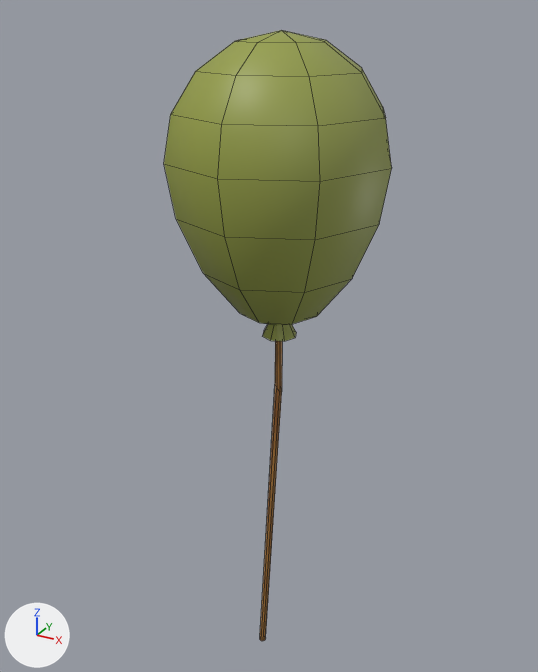
Two versions of the FBX model Assets/Art/Environment Assets/Geometry/OLDGEO/Balloon1.fbx, one commit apart.
Camera for both pictures: a 50 mm lens placed at (0.00667, -0.01196, 0.01401), pointed at (-0.00011, 0.00038, 0.00785). Arrows for +X, +Y and +Z are at lower left; the lights stay in place. Mesh edges are drawn as thin lines. Where no turn or scale is listed for an object, it has been applied to the vertices.
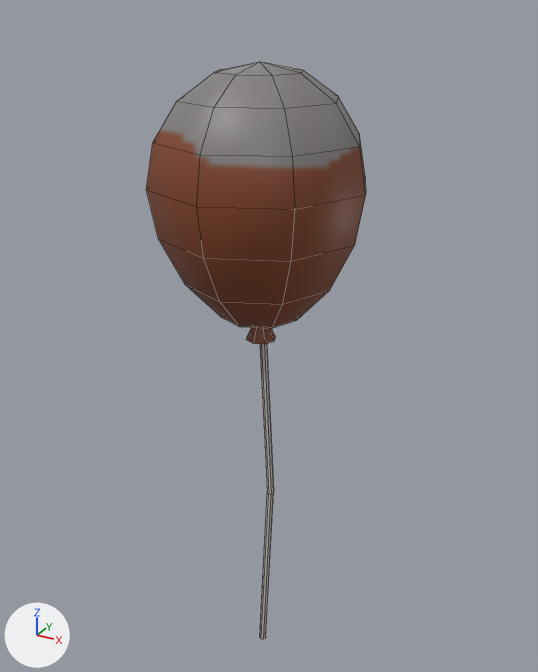
What differs and where, as boxes [x1, y1, x2, y2] in the pictures (538 x 672 px; the box of a moved part takes in the faces that stretch with it):
```json
{"object": "polySurface223", "change": "reshaped", "before": [164, 30, 392, 641], "after": [146, 62, 366, 639]}
{"part": 1, "of": "me_mesh", "change": "moved or reshaped", "before": [263, 324, 296, 341], "after": [246, 327, 275, 344]}
{"part": 2, "of": "me_mesh", "change": "rebuilt", "before": [164, 30, 392, 325], "after": [146, 62, 366, 328], "on screen": "10% shorter"}
{"part": 3, "of": "me_mesh", "change": "moved or reshaped", "before": [260, 341, 282, 641], "after": [260, 344, 274, 639]}
```

Edits to the scene script, one JSON object a line:
```json
{"block": "me_mesh", "where": "# used by ob_polysurface223; location = (0.0, 0.0, 0.0)"}
{"op": "remove", "block": "me_mesh", "code": "me_mesh.from_pydata(...)  # 98 vertices, 88 faces; spans x -0.00175..0.00243, y -0.00212..0.00207, z 0.0..0.01368"}
{"op": "add", "block": "me_mesh", "code": "me_mesh.from_pydata(...)  # 98 vertices, 88 faces; spans x -0.0022..0.00198, y -0.00207..0.00211, z 0.0..0.01317"}
{"block": "me_mesh", "change": "me_mesh part 1: the loose piece of 16 vertices spanning x -0.00001..0.00069, y -0.00037..0.00032, z 0.00813..0.00857 is scaled about its middle by (0.86, 0.86, 1.01), then moved by (-0.00045, 0.00005, -0.0002)"}
{"block": "me_mesh", "change": "me_mesh part 2: the loose piece of 58 vertices spanning x -0.00175..0.00243, y -0.00212..0.00207, z 0.00832..0.01368 is rebuilt with 58 vertices and now spans x -0.0022..0.00198, y -0.00207..0.00211, z 0.0082..0.01317"}
{"block": "me_mesh", "change": "me_mesh part 3"}
{"block": "me_mesh", "change": "22 vertices are removed from x -0.00011..0.00042, y -0.00013..0.00002, z 0.0..0.00863"}
{"block": "me_mesh", "change": "16 faces are deleted"}
{"block": "me_mesh", "change": "16 vertices are added at x -0.00015..0.00015, y -0.0001..0.00008, z 0.0..0.00863"}
{"block": "me_mesh", "change": "6 new vertices lie (0.00022, -0.00003, -0.00431) away from vertices in x -0.00015..0.0, y -0.00005..0.00005, z 0.00863"}
{"block": "me_mesh", "change": "16 new faces join them"}
```
